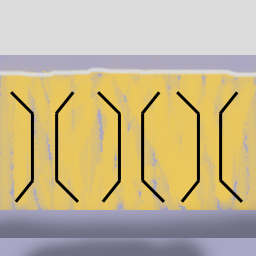
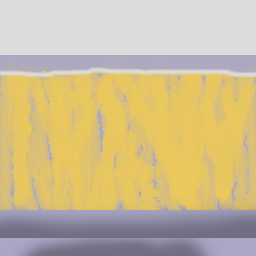
Comparing the layer stacks of the two 256 x 256 images. Changes:
painted on "Color" over (8, 88, 248, 208)
